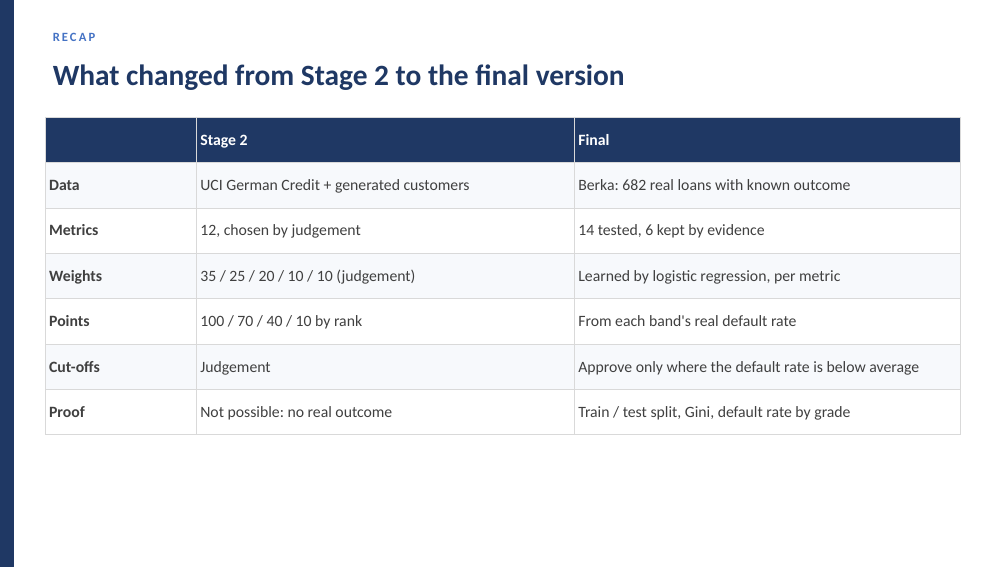
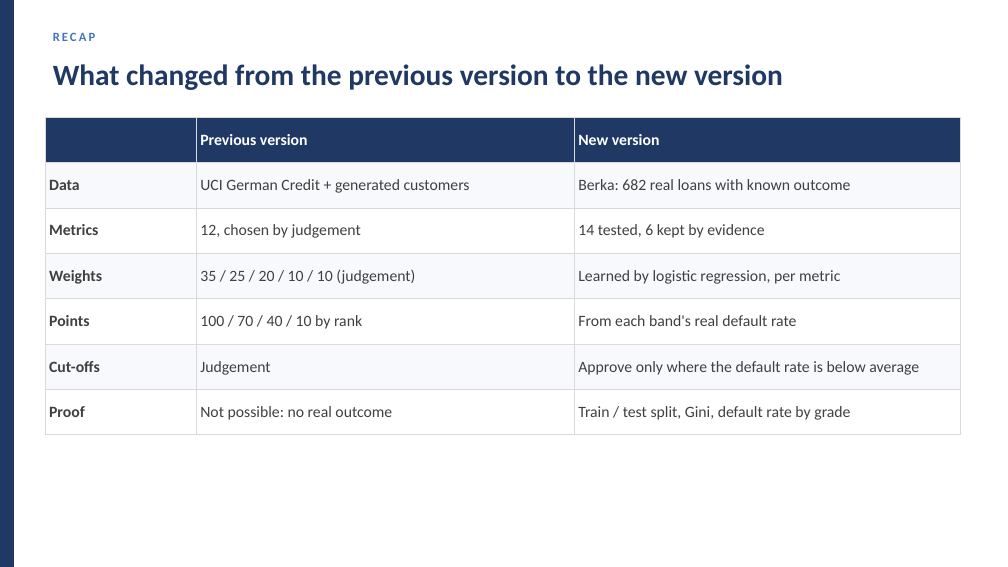
Before and after one commit to huotrithy/da-assignment-risk-scoring, a slide deck: slide 4 of docs/Final_Presentation.pptx. Drawn at 1008x567 pixels with LibreOffice and Linux fonts; fonts in the diff are those of the drawing. Boxes give left, top, right and bottom in pixels: in the first picture for what was removed or moved away, otherwise in the second. Text is boxed around its words. In the diff, an @@ line names an element or a change of style, - is before the commit and + after.

```diff
--- a/docs/Final_Presentation.pptx
+++ b/docs/Final_Presentation.pptx
@@ text at (53, 64, 783, 90): text changed @@
-What changed from Stage 2 to the final version
+What changed from the previous version to the new version
@@ table at (45, 117, 960, 424) @@
-row 1, column 2: Stage 2
+row 1, column 2: Previous version
-row 1, column 3: Final
+row 1, column 3: New version
```
Also in this commit, not shown: 8 other slides changed, 4 other files.
